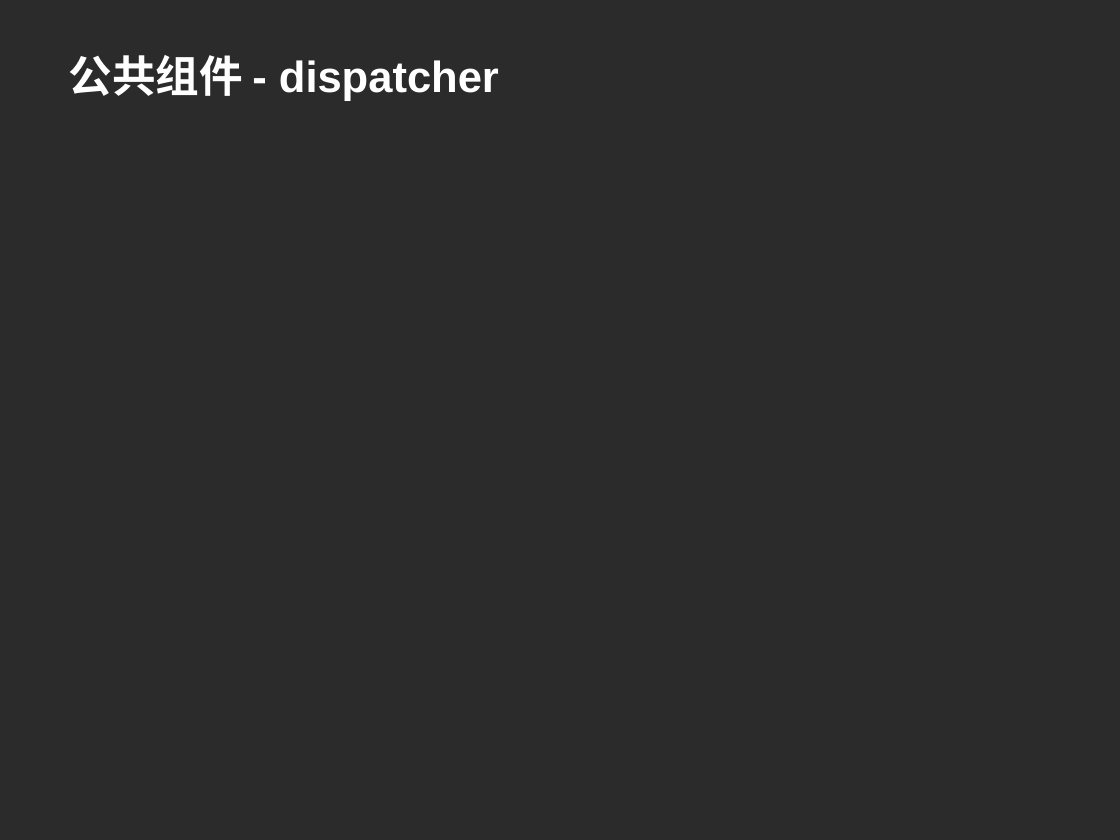
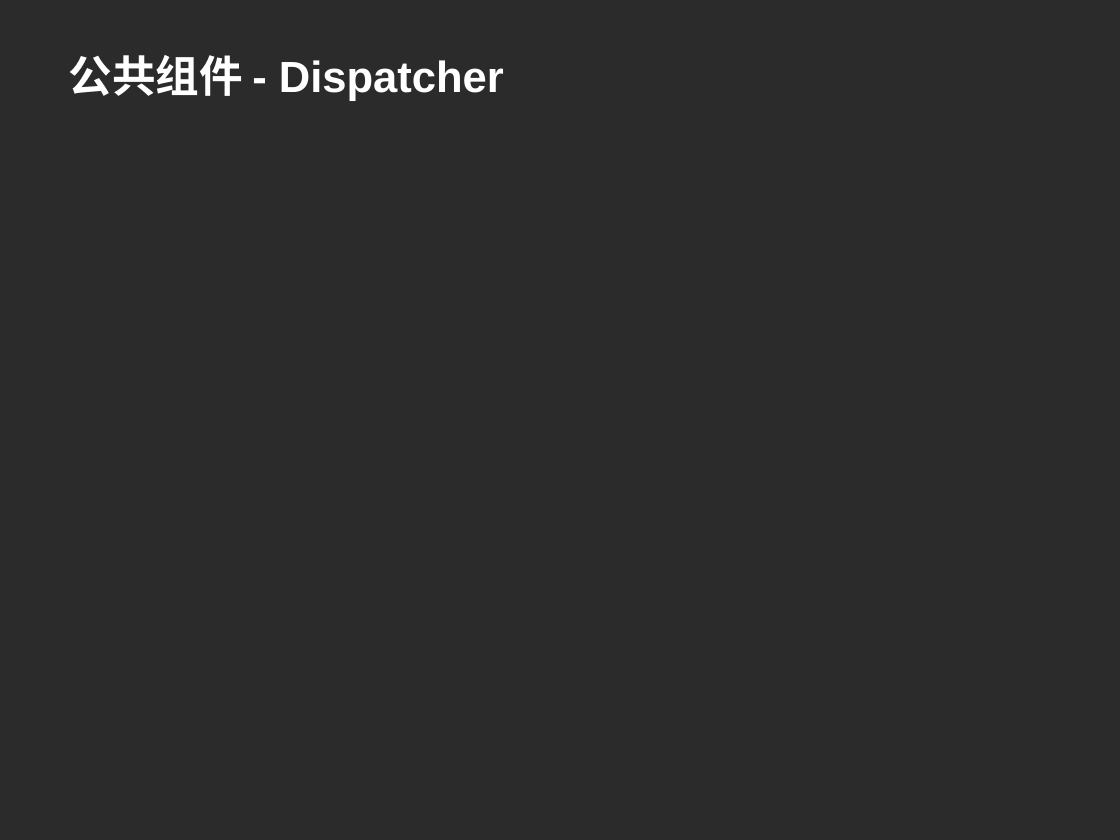
Before and after one commit to shtzr840329/mooon, a slide deck: slide 10 of distributed_platform/docs/mooon.ppt (slide 11 before the commit). Drawn at 1120x840 pixels with LibreOffice and Linux fonts; fonts in the diff are those of the drawing; background and template pictures are left out; a plain dark background stands for a picture behind light text. Boxes give left, top, right and bottom in pixels: in the first picture for what was removed or moved away, otherwise in the second. Text is boxed around its words. In the diff, an @@ line names an element or a change of style, - is before the commit and + after.

```diff
--- a/distributed_platform/docs/mooon.ppt
+++ b/distributed_platform/docs/mooon.ppt
@@ title at (69,55,504,101): text changed @@
-公共组件 - dispatcher
+公共组件 - Dispatcher
```
Also in this commit, not shown: 5 other slides changed, 5 slides added.
